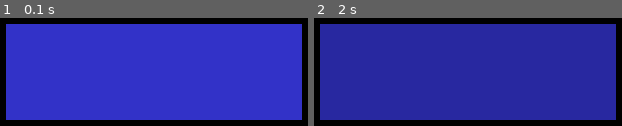
Above: before the commit, frames 1-2 (left to right).
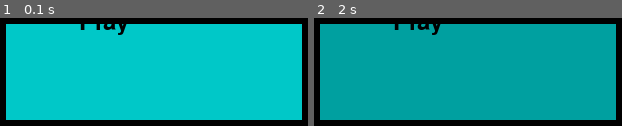
Above: after the commit, the same moments.

Repository: logan-a-richey/tetravex_pygame
Game: pygame game, started from src/main.py
Two runs of this game, one before a commit and one after it. Both use one fixed random seed, a clock stepped at 60 frames per second and the inputs below.
Inputs (mouse positions are in pixels of both pictures, inside the frame that each line leads up to):
- Up to frame 1 (0.1 s): no input
- Up to frame 2 (2 s): press the mouse at (468, 72) at 0.37 s; move the mouse to (406, 92) at 0.47 s; release the mouse at (344, 111) at 0.6 s; press the mouse at (468, 72) at 0.7 s; move the mouse to (outside the picture) at 0.8 s; release the mouse at (outside the picture) at 0.93 s; click (335, 29) at 1.05 s; click (outside the picture) at 1.38 s; click (486, 51) at 1.72 s

The runs differ from the first frame. In frame 1, 85% of the frame differs, in the area x 1-99%, y 5-95%; in frame 2, 85%.

Commit message:
rendering text, but need to position text better

Diff:
--- a/src/core/button.py
+++ b/src/core/button.py
@@ -1,6 +1,7 @@
 # button.py
 
 import pygame
+from typing import Tuple
 
 def nop():
     print("Button clicked!")
@@ -15,7 +16,12 @@
         color=(200,200,200)
     ):
         self.manager = manager
-        self.text = self.manager.font.render(text, True, text_color)
+
+        self.text = text
+        self.text_color = text_color
+
+        # TODO render once method:
+        # self.text = self.manager.font.render(text, True, text_color)
 
         self.color_idle = color
         self.color_hover = tuple([x * 0.8 for x in color])
@@ -34,11 +40,20 @@
             if self.manager.is_mouse_down:
                 self.color = self.color_click
 
+    def draw_text_center(self,
+        text: str,
+        pos: Tuple[int, int],
+        color: Tuple[int, int]
+    ):
+        text = self.manager.font.render(text, True, color)
+        text_rect = text.get_rect(center=pos)
+        self.manager.screen.blit(text, text_rect)
+
     def draw(self):
         pygame.draw.rect(self.manager.screen, self.color, self.rect)
         pygame.draw.rect(self.manager.screen, (0,0,0), self.rect, width=2)
-        # TODO render text
-        pass
+        button_center = (self.rect.w // 2, self.rect.h // 2)
+        self.draw_text_center(self.text, button_center, self.text_color)
 
     def on_mouse_up(self):
         mouse_over = self.rect.collidepoint(self.manager.mouse_pos)
--- a/src/scenes/title_scene.py
+++ b/src/scenes/title_scene.py
@@ -20,7 +20,7 @@
                 text="Play",
                 pos=pos,
                 dim=dim,
-                color=(50,50,200)
+                color=(0,200,200)
             )
         ]
 
